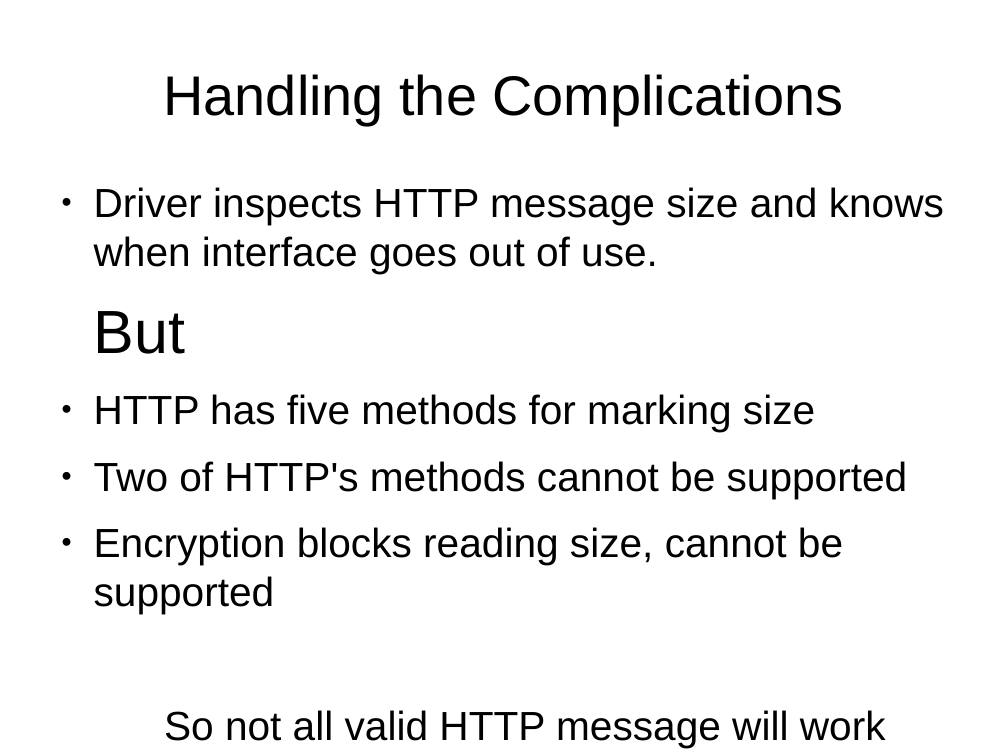
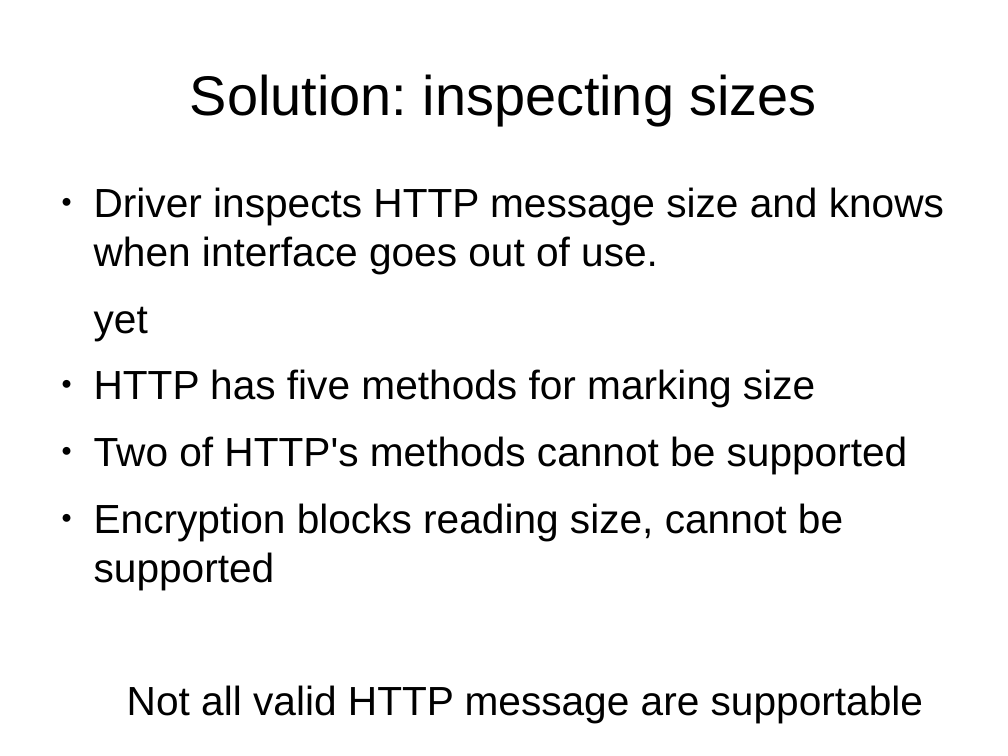
Before and after one commit to tillkamppeter/ippusbxd, a slide deck: slide 7 of doc/ippusbxd_presentation.odp. Drawn at 1008x756 pixels with LibreOffice and Linux fonts; fonts in the diff are those of the drawing. Boxes give left, top, right and bottom in pixels: in the first picture for what was removed or moved away, otherwise in the second. Text is boxed around its words. In the diff, an @@ line names an element or a change of style, - is before the commit and + after.

```diff
--- a/doc/ippusbxd_presentation.odp
+++ b/doc/ippusbxd_presentation.odp
@@ title at (190,74,817,125): text changed @@
-Handling the Complications
+Solution: inspecting sizes
@@ text at (94,306,148,340): text changed; size 48 to 32 pt @@
-But
+yet
@@ text at (127,685,923,723): text changed @@
-So not all valid HTTP message will work
+Not all valid HTTP message are supportable
```
Also in this commit, not shown: 2 other slides changed, 1 slide added, 1 slide removed, 1 other file.
